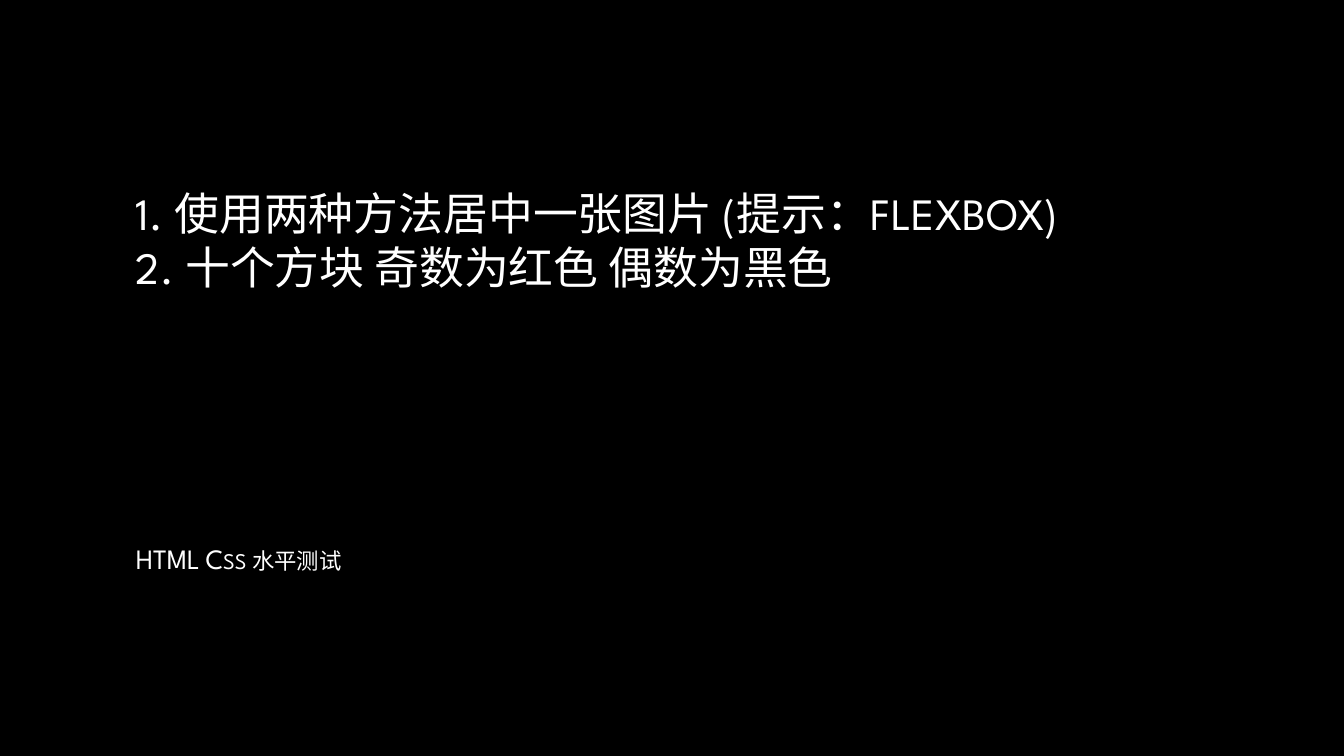
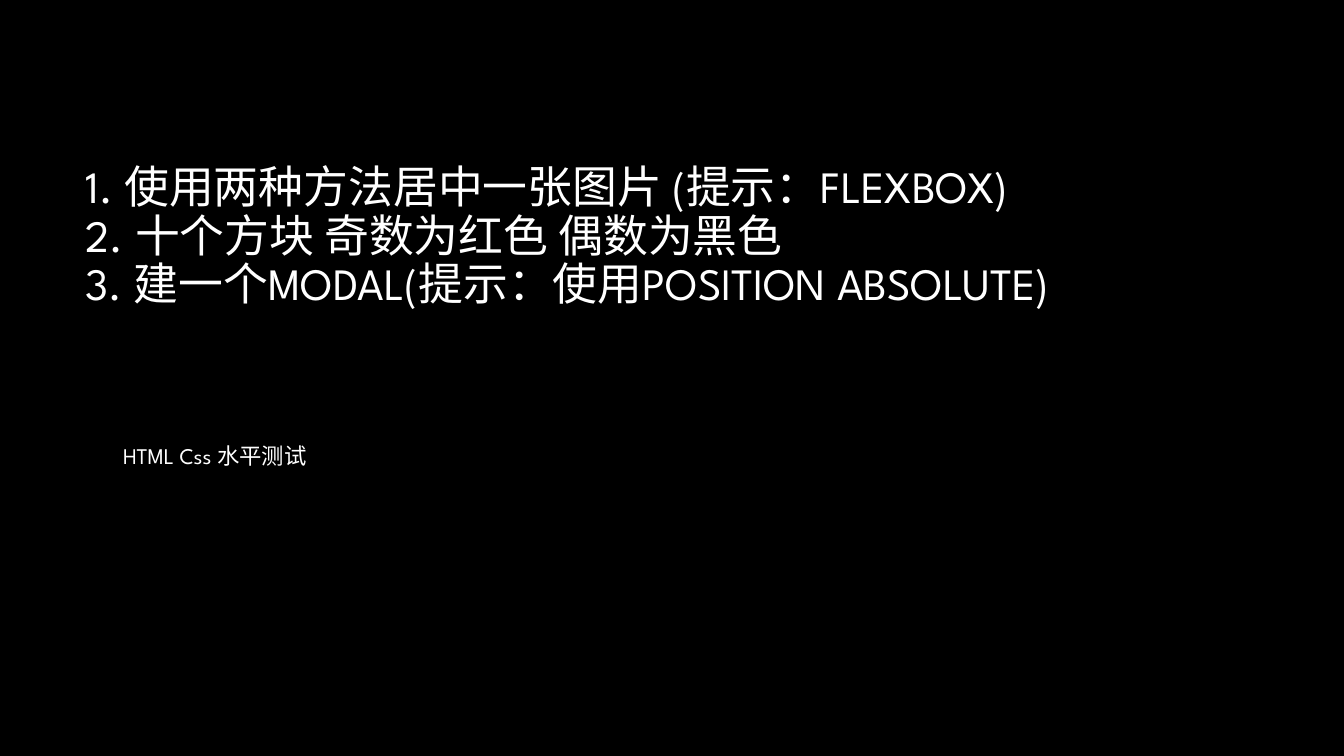
Before and after one commit to lee813/ECVFrontend, a slide deck: slide 11 of 前端课程.pptx (slide 9 before the commit). Drawn at 1344x756 pixels with LibreOffice and Linux fonts; fonts in the diff are those of the drawing; background and template pictures are left out. Boxes give left, top, right and bottom in pixels: in the first picture for what was removed or moved away, otherwise in the second. Text is boxed around its words. In the diff, an @@ line names an element or a change of style, - is before the commit and + after.

```diff
--- a/前端课程.pptx
+++ b/前端课程.pptx
@@ title at (x1=86, y1=165, x2=1049, y2=309): text changed; text colour gradient #FFFFFF to #A6A6A6 to #FFFFFF @@
-1. 使用两种方法居中一张图片 (提示：FLEXBOX)
-2. 十个方块 奇数为红色 偶数为黑色
+1. 使用两种方法居中一张图片 (提示：FLEXBOX)
+2. 十个方块 奇数为红色 偶数为黑色
+3. 建一个MODAL(提示：使用POSITION ABSOLUTE)
@@ text "HTML Css 水平测试" moved from (x1=136, y1=550, x2=341, y2=571) to (x1=123, y1=445, x2=306, y2=466) @@
@@ text "HTML Css 水平测试" at (x1=123, y1=445, x2=306, y2=466): size 20 to 16 pt, text colour gradient #FFFFFF to #BFBFBF to #FFFFFF, small capitals off; line spacing 1 to 0.9 @@
```
Also in this commit, not shown: 13 other slides changed, 37 slides added, 1 slide removed, 1 other file.
